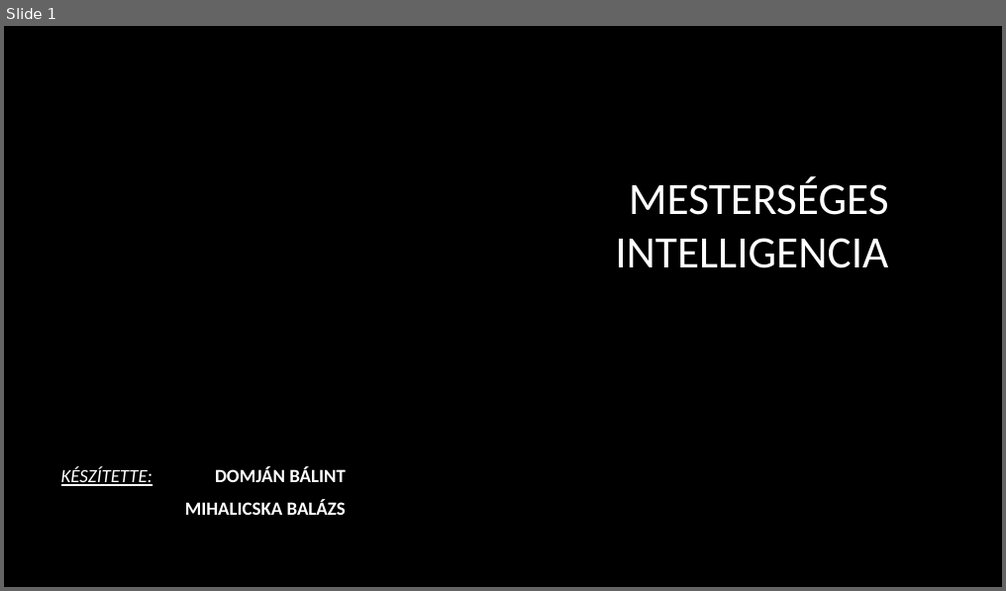
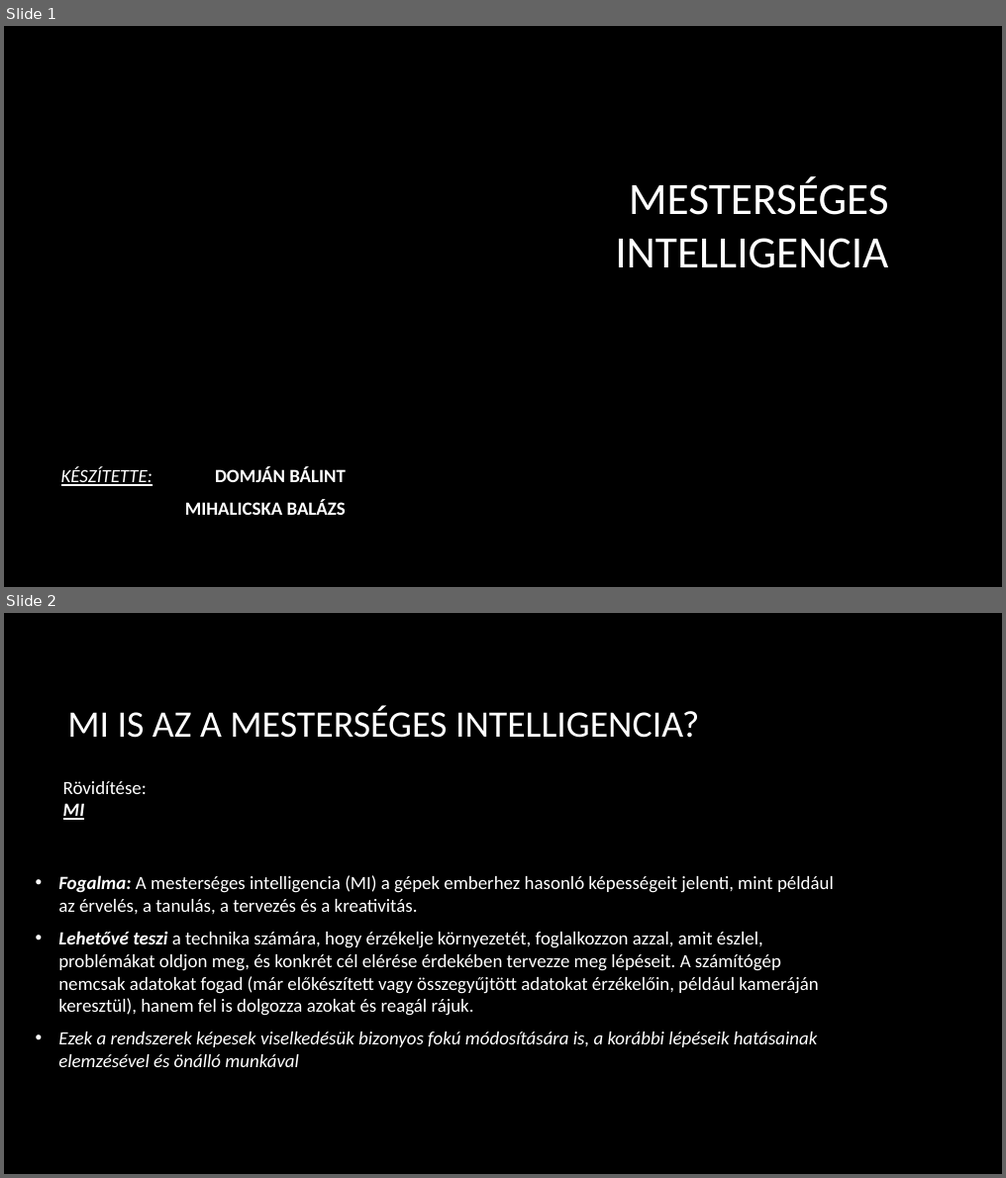
Before and after one commit to DomBalint17/Projekt, a slide deck: mestersegesi.pptx. Shown one above the other, each under a label of ours: slide 1 before the commit, slides 1 and 2 after it. The pictures are 1006x591 and 1006x1178 pixels, drawn with LibreOffice and Linux fonts; fonts in the diff are those of the drawing; background and template pictures are left out. Boxes give left, top, right and bottom in pixels: in the first picture for what was removed or moved away, otherwise in the second. Text is boxed around its words. In the diff, an @@ line names an element or a change of style, - is before the commit and + after.

```diff
--- a/mestersegesi.pptx
+++ b/mestersegesi.pptx
@@ slide 2 added at (4, 613, 1002, 1174), background picture (left out) @@
@@ title added at (67, 706, 699, 738), 36 pt, text #FFFFFF @@
+MI IS AZ A MESTERSÉGES INTELLIGENCIA?
@@ text added at (63, 781, 147, 820), 18 pt, text #FFFFFF @@
+Rövidítése: MI
@@ text added at (58, 875, 834, 1067), 18 pt, text #FFFFFF @@
+• Fogalma: A mesterséges intelligencia (MI) a gépek emberhez hasonló képességeit jelenti, mint például az érvelés, a tanulás, a tervezés és a kreativitás.
+• Lehetővé teszi a technika számára, hogy érzékelje környezetét, foglalkozzon azzal, amit észlel, problémákat oldjon meg, és konkrét cél elérése érdekében tervezze meg lépéseit. A számítógép nemcsak adatokat fogad (már előkészített vagy összegyűjtött adatokat érzékelőin, például kameráján keresztül), hanem fel is dolgozza azokat és reagál rájuk.
+• Ezek a rendszerek képesek viselkedésük bizonyos fokú módosítására is, a korábbi lépéseik hatásainak elemzésével és önálló munkával
```
Also in this commit, not shown: 4 other slides added.
